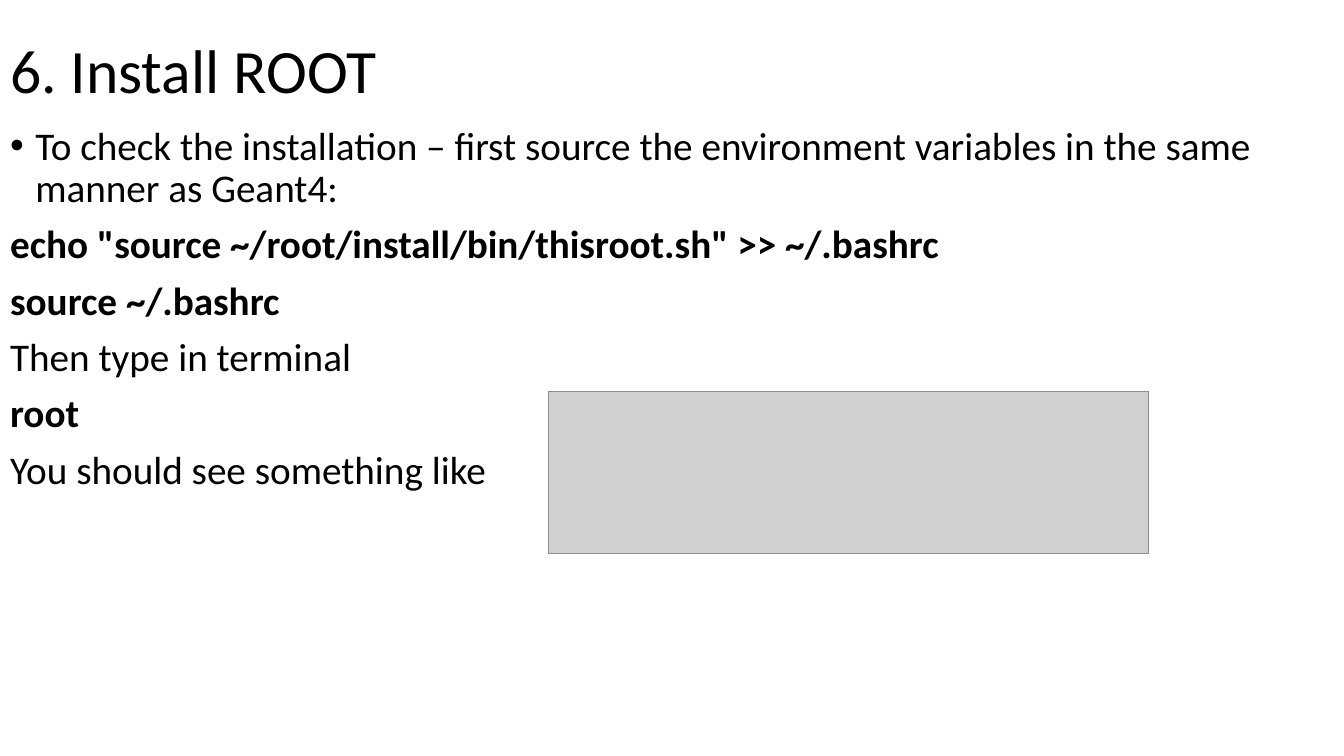
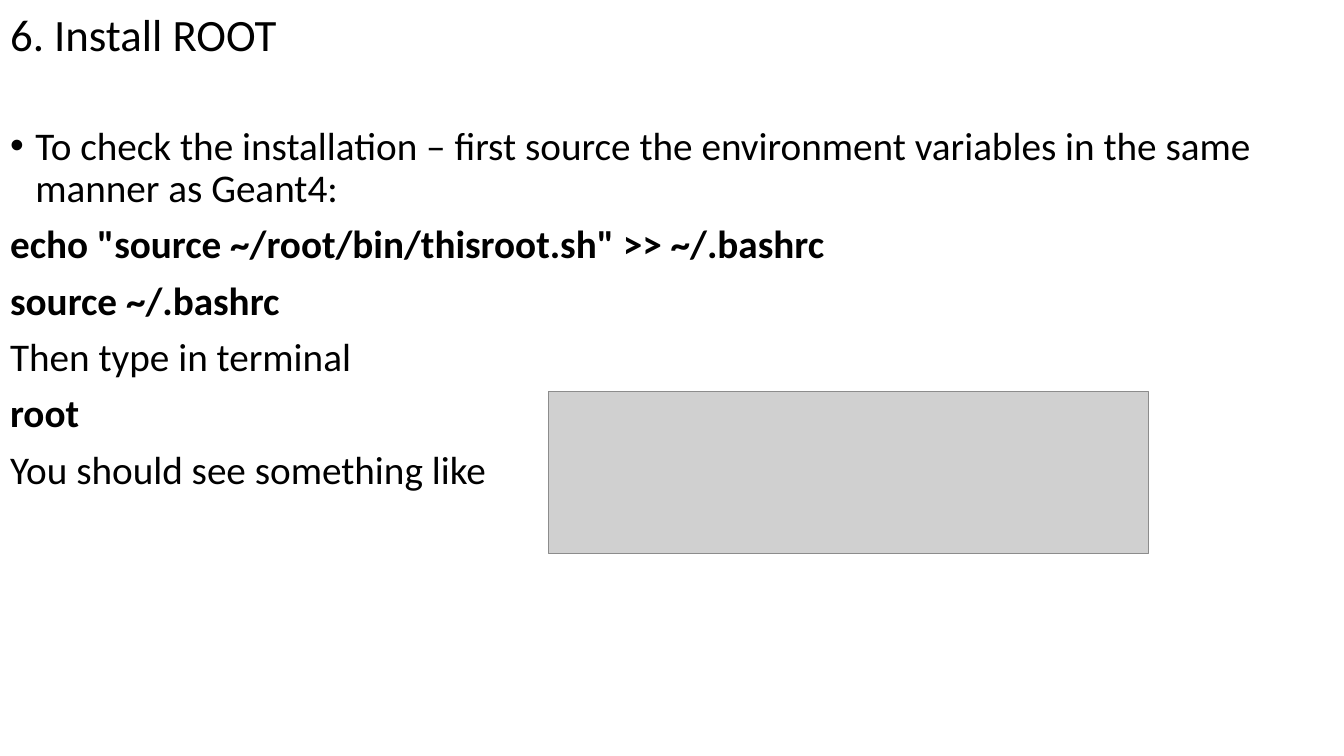
Before and after one commit to dima3551/geant4-course, a slide deck: slide 16 of 1-Introduction-and-installation/1 Introduction and installation.pptx (slide 17 before the commit). Drawn at 1344x756 pixels with LibreOffice and Linux fonts; fonts in the diff are those of the drawing; grey boxes stand for pictures. Boxes give left, top, right and bottom in pixels: in the first picture for what was removed or moved away, otherwise in the second. Text is boxed around its words. In the diff, an @@ line names an element or a change of style, - is before the commit and + after.

```diff
--- a/1-Introduction-and-installation/1 Introduction and installation.pptx
+++ b/1-Introduction-and-installation/1 Introduction and installation.pptx
@@ title "6. Install ROOT": place and size @@
-title "6. Install ROOT" at (10,50,376,94)
+title "6. Install ROOT" at (10,20,277,52)
@@ title "6. Install ROOT" at (10,20,277,52): size 44 to 32 pt; line spacing 0.9 to 1 @@
@@ text at (10,132,1251,491): more space between paragraphs; indent changed @@
@@ text at (10,230,824,260): text changed @@
-echo "source ~/root/install/bin/thisroot.sh" >> ~/.bashrc
+echo "source ~/root/bin/thisroot.sh" >> ~/.bashrc
```
Also in this commit, not shown: 19 other slides changed, 3 slides added, 2 other files.
